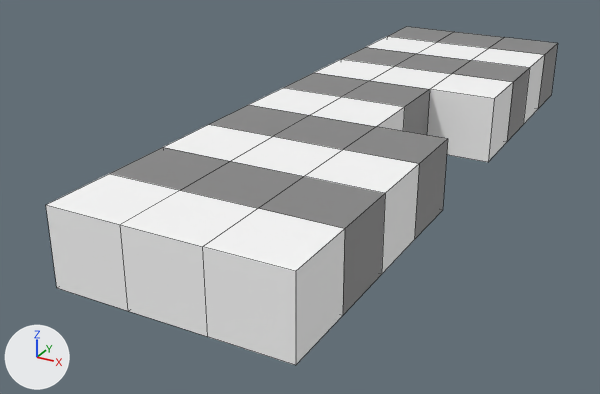
A saved change to the FBX model Assets/Art Crowd/Location/Track/Track_Hole_L.fbx.
The view is the same before and after, from a camera (50 mm lens) standing at (14.1, -47.1, 10.8) and looking at (-2.2, -17.5, -4.0). Every picture has the same lights, and +X, +Y and +Z are marked at lower left. Mesh edges are drawn as thin lines. Where no turn or scale is listed for an object, it has been applied to the vertices.

Objects in the first picture: 'Track_Hole_L'.
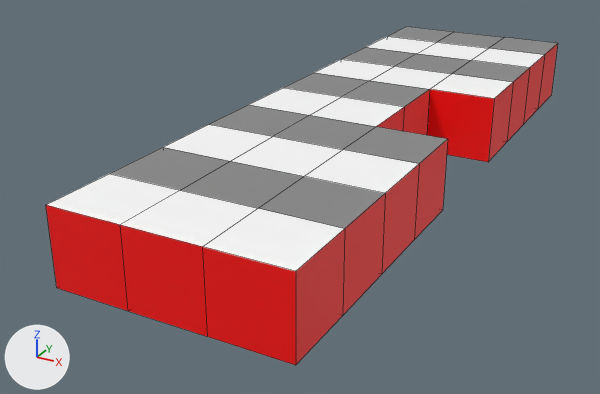
Where the newer file only moved an object's origin or applied its transform, the numbers keep the older frame.

Where the change shows, as pixel boxes (x1, y1, x2, y2) in the pictures (600 x 394 px):
```json
{"part": 1, "of": "me_scene", "change": "recoloured", "before": [46, 164, 419, 365], "after": [46, 164, 419, 365], "on screen": "grey to red"}
{"part": 2, "of": "me_scene", "change": "recoloured", "before": [376, 56, 544, 162], "after": [376, 56, 544, 162], "on screen": "grey to red"}
{"part": 3, "of": "me_scene", "change": "recoloured", "before": [343, 43, 558, 315], "after": [343, 43, 558, 315], "on screen": "grey to red"}
```

Scene script edits in JSON lines:
```json
{"op": "add", "block": "mat_base_side", "code": ["mat_base_side = principled_material('Base_Side')", "mat_base_side.base_color = (1.0, 0.000456, 0.000456)  # red #ff0202"]}
{"block": "me_scene", "where": "me_scene.from_pydata(...)  # 86 vertices, 84 faces; spans x -4.5..4.5, y -30.0..0.0, z -3.0..0.0"}
{"block": "me_scene", "where": "# used by ob_track_hole_l; location = (0.0, 0.0, 0.0)"}
{"block": "me_scene", "change": "me_scene part 1: 7 of the faces centred in x -4.5..4.5, y -30.0..-22.5, z -1.5 switch from mat_base_white (white #ffffff) to mat_base_side (red #ff0202)"}
{"block": "me_scene", "change": "me_scene part 2: 4 of the faces centred in x 1.5..4.5, y -16.5..-4.5, z -1.5 switch from mat_base_white (white #ffffff) to mat_base_side (red #ff0202)"}
{"block": "me_scene", "change": "me_scene part 3: 14 of the faces centred in x -4.5..4.5, y -25.5..0.0, z -1.5 switch from mat_base_grey (grey #898989) to mat_base_side (red #ff0202)"}
```
